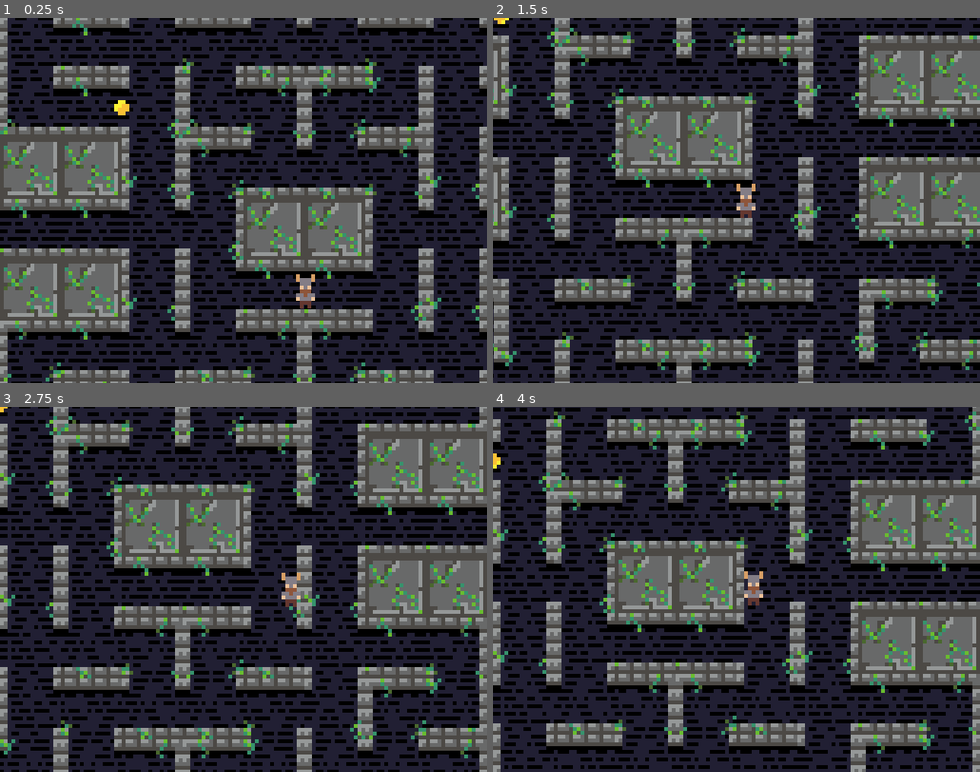
Above: before the commit, frames 1-4 (two rows, left to right).
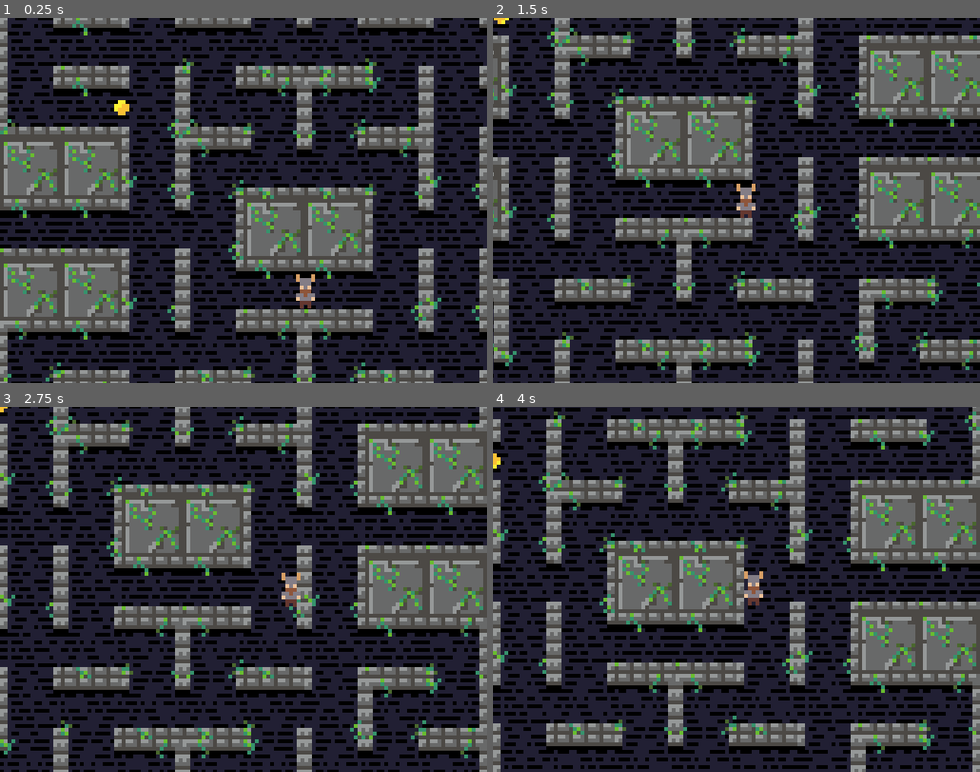
Above: after the commit, the same moments.

Repository: mattdibi/pac-viking
Game: Godot game, scene res://Main.tscn
Same seed, same stepped clock (60 frames per second), same inputs: the game is played once before the commit and once after it.
Inputs:
- Up to frame 1 (0.25 s): no input
- Up to frame 2 (1.5 s): hold Right (ui_right) 0.53-1.28 s; hold Down (ui_down) from 1.28 s (still down)
- Up to frame 3 (2.75 s): release Down (ui_down) at 2.03 s; hold Right (ui_right) from 2.03 s (still down)
- Up to frame 4 (4 s): release Right (ui_right) at 2.78 s; hold Up (ui_up) 2.78-3.53 s; hold Left (ui_left) from 3.53 s (still down)

The runs differ from the first frame. In frame 1, 5.1% of the frame differs, in the area x 0-75%, y 33-82%; in frame 2, 5.1%; in frame 3, 5.1%; in frame 4, 5.1%.

Commit message:
Fixed tiles orientation

Diff:
--- a/TileMap.tscn
+++ b/TileMap.tscn
@@ -35,85 +35,85 @@
 [sub_resource type="ConvexPolygonShape2D" id=11]
 points = PoolVector2Array( 16, 16, 14, 16, 14, 13, 16, 13 )
 
+[sub_resource type="ConvexPolygonShape2D" id=12]
+points = PoolVector2Array( 2, 2, 0, 2, 0, 0, 2, 0 )
+
+[sub_resource type="ConvexPolygonShape2D" id=13]
+points = PoolVector2Array( 2, 16, 0, 16, 0, 13, 2, 13 )
+
+[sub_resource type="ConvexPolygonShape2D" id=14]
+points = PoolVector2Array( 16, 16, 14, 16, 14, 0, 16, 0 )
+
+[sub_resource type="ConvexPolygonShape2D" id=15]
+points = PoolVector2Array( 2, 2, 0, 2, 0, 0, 2, 0 )
+
+[sub_resource type="ConvexPolygonShape2D" id=16]
+points = PoolVector2Array( 16, 2, 14, 2, 14, 0, 16, 0 )
+
+[sub_resource type="ConvexPolygonShape2D" id=17]
+points = PoolVector2Array( 2, 16, 0, 16, 0, 13, 2, 13 )
+
+[sub_resource type="ConvexPolygonShape2D" id=18]
+points = PoolVector2Array( 16, 16, 14, 16, 14, 13, 16, 13 )
+
+[sub_resource type="ConvexPolygonShape2D" id=19]
+points = PoolVector2Array( 16, 2, 0, 2, 0, 0, 16, 0 )
+
+[sub_resource type="ConvexPolygonShape2D" id=20]
+points = PoolVector2Array( 16, 16, 0, 16, 0, 13, 16, 13 )
+
+[sub_resource type="ConvexPolygonShape2D" id=21]
+points = PoolVector2Array( 16, 2, 0, 2, 0, 0, 16, 0 )
+
+[sub_resource type="ConvexPolygonShape2D" id=22]
+points = PoolVector2Array( 2, 16, 0, 16, 0, 13, 2, 13 )
+
+[sub_resource type="ConvexPolygonShape2D" id=23]
+points = PoolVector2Array( 16, 16, 14, 16, 14, 2, 16, 2 )
+
 [sub_resource type="ConvexPolygonShape2D" id=24]
+points = PoolVector2Array( 2, 16, 0, 16, 0, 0, 2, 0 )
+
+[sub_resource type="ConvexPolygonShape2D" id=25]
+points = PoolVector2Array( 16, 16, 14, 16, 14, 0, 16, 0 )
+
+[sub_resource type="ConvexPolygonShape2D" id=26]
+points = PoolVector2Array( 16, 16, 0, 16, 0, 0, 16, 0 )
+
+[sub_resource type="ConvexPolygonShape2D" id=27]
+points = PoolVector2Array( 2, 16, 0, 16, 0, 0, 2, 0 )
+
+[sub_resource type="ConvexPolygonShape2D" id=28]
+points = PoolVector2Array( 16, 16, 14, 16, 14, 0, 16, 0 )
+
+[sub_resource type="ConvexPolygonShape2D" id=29]
 points = PoolVector2Array( 2, 2, 0, 2, 0, 0, 2, 0 )
 
-[sub_resource type="ConvexPolygonShape2D" id=25]
+[sub_resource type="ConvexPolygonShape2D" id=30]
+points = PoolVector2Array( 16, 2, 14, 2, 14, 0, 16, 0 )
+
+[sub_resource type="ConvexPolygonShape2D" id=31]
+points = PoolVector2Array( 16, 16, 0, 16, 0, 13, 16, 13 )
+
+[sub_resource type="ConvexPolygonShape2D" id=32]
+points = PoolVector2Array( 16, 2, 0, 2, 0, 0, 16, 0 )
+
+[sub_resource type="ConvexPolygonShape2D" id=33]
 points = PoolVector2Array( 2, 16, 0, 16, 0, 13, 2, 13 )
 
-[sub_resource type="ConvexPolygonShape2D" id=26]
-points = PoolVector2Array( 16, 16, 14, 16, 14, 0, 16, 0 )
-
-[sub_resource type="ConvexPolygonShape2D" id=27]
-points = PoolVector2Array( 2, 2, 0, 2, 0, 0, 2, 0 )
-
-[sub_resource type="ConvexPolygonShape2D" id=28]
+[sub_resource type="ConvexPolygonShape2D" id=34]
+points = PoolVector2Array( 16, 16, 14, 16, 14, 13, 16, 13 )
+
+[sub_resource type="ConvexPolygonShape2D" id=35]
+points = PoolVector2Array( 2, 16, 0, 16, 0, 0, 2, 0 )
+
+[sub_resource type="ConvexPolygonShape2D" id=36]
+points = PoolVector2Array( 16, 16, 2, 16, 2, 13, 16, 13 )
+
+[sub_resource type="ConvexPolygonShape2D" id=37]
 points = PoolVector2Array( 16, 2, 14, 2, 14, 0, 16, 0 )
 
-[sub_resource type="ConvexPolygonShape2D" id=29]
-points = PoolVector2Array( 2, 16, 0, 16, 0, 13, 2, 13 )
-
-[sub_resource type="ConvexPolygonShape2D" id=30]
-points = PoolVector2Array( 16, 16, 14, 16, 14, 13, 16, 13 )
-
-[sub_resource type="ConvexPolygonShape2D" id=12]
-points = PoolVector2Array( 16, 2, 0, 2, 0, 0, 16, 0 )
-
-[sub_resource type="ConvexPolygonShape2D" id=13]
-points = PoolVector2Array( 16, 16, 0, 16, 0, 13, 16, 13 )
-
-[sub_resource type="ConvexPolygonShape2D" id=14]
-points = PoolVector2Array( 16, 2, 0, 2, 0, 0, 16, 0 )
-
-[sub_resource type="ConvexPolygonShape2D" id=15]
-points = PoolVector2Array( 2, 16, 0, 16, 0, 13, 2, 13 )
-
-[sub_resource type="ConvexPolygonShape2D" id=16]
-points = PoolVector2Array( 16, 16, 14, 16, 14, 2, 16, 2 )
-
-[sub_resource type="ConvexPolygonShape2D" id=17]
-points = PoolVector2Array( 2, 16, 0, 16, 0, 0, 2, 0 )
-
-[sub_resource type="ConvexPolygonShape2D" id=18]
-points = PoolVector2Array( 16, 16, 14, 16, 14, 0, 16, 0 )
-
-[sub_resource type="ConvexPolygonShape2D" id=19]
-points = PoolVector2Array( 16, 16, 0, 16, 0, 0, 16, 0 )
-
-[sub_resource type="ConvexPolygonShape2D" id=31]
-points = PoolVector2Array( 2, 16, 0, 16, 0, 0, 2, 0 )
-
-[sub_resource type="ConvexPolygonShape2D" id=32]
-points = PoolVector2Array( 16, 16, 14, 16, 14, 0, 16, 0 )
-
-[sub_resource type="ConvexPolygonShape2D" id=33]
-points = PoolVector2Array( 2, 2, 0, 2, 0, 0, 2, 0 )
-
-[sub_resource type="ConvexPolygonShape2D" id=34]
-points = PoolVector2Array( 16, 2, 14, 2, 14, 0, 16, 0 )
-
-[sub_resource type="ConvexPolygonShape2D" id=35]
-points = PoolVector2Array( 16, 16, 0, 16, 0, 13, 16, 13 )
-
-[sub_resource type="ConvexPolygonShape2D" id=36]
-points = PoolVector2Array( 16, 2, 0, 2, 0, 0, 16, 0 )
-
-[sub_resource type="ConvexPolygonShape2D" id=37]
-points = PoolVector2Array( 2, 16, 0, 16, 0, 13, 2, 13 )
-
-[sub_resource type="ConvexPolygonShape2D" id=38]
-points = PoolVector2Array( 16, 16, 14, 16, 14, 13, 16, 13 )
-
-[sub_resource type="ConvexPolygonShape2D" id=20]
-points = PoolVector2Array( 2, 16, 0, 16, 0, 0, 2, 0 )
-
-[sub_resource type="ConvexPolygonShape2D" id=21]
-points = PoolVector2Array( 16, 16, 2, 16, 2, 13, 16, 13 )
-
-[sub_resource type="ConvexPolygonShape2D" id=22]
-points = PoolVector2Array( 16, 2, 14, 2, 14, 0, 16, 0 )
-
-[sub_resource type="TileSet" id=23]
+[sub_resource type="TileSet" id=38]
 1/name = "VikingTileset.png 1"
 1/texture = ExtResource( 1 )
 1/tex_offset = Vector2( 0, 0 )
@@ -517,40 +517,40 @@
 14/navigation_offset = Vector2( 0, 0 )
 14/shape_offset = Vector2( 0, 0 )
 14/shape_transform = Transform2D( 1, 0, 0, 1, 0, 0 )
-14/shape = SubResource( 27 )
+14/shape = SubResource( 15 )
 14/shape_one_way = false
 14/shape_one_way_margin = 1.0
 14/shapes = [ {
 "autotile_coord": Vector2( 0, 0 ),
 "one_way": false,
 "one_way_margin": 1.0,
-"shape": SubResource( 27 ),
-"shape_transform": Transform2D( 1, 0, 0, 1, 0, 0 )
-}, {
-"autotile_coord": Vector2( 0, 0 ),
-"one_way": false,
-"one_way_margin": 1.0,
-"shape": SubResource( 28 ),
-"shape_transform": Transform2D( 1, 0, 0, 1, 0, 0 )
-}, {
-"autotile_coord": Vector2( 0, 0 ),
-"one_way": false,
-"one_way_margin": 1.0,
-"shape": SubResource( 29 ),
-"shape_transform": Transform2D( 1, 0, 0, 1, 0, 0 )
-}, {
-"autotile_coord": Vector2( 0, 0 ),
-"one_way": false,
-"one_way_margin": 1.0,
-"shape": SubResource( 30 ),
+"shape": SubResource( 15 ),
+"shape_transform": Transform2D( 1, 0, 0, 1, 0, 0 )
+}, {
+"autotile_coord": Vector2( 0, 0 ),
+"one_way": false,
+"one_way_margin": 1.0,
+"shape": SubResource( 16 ),
+"shape_transform": Transform2D( 1, 0, 0, 1, 0, 0 )
+}, {
+"autotile_coord": Vector2( 0, 0 ),
+"one_way": false,
+"one_way_margin": 1.0,
+"shape": SubResource( 17 ),
+"shape_transform": Transform2D( 1, 0, 0, 1, 0, 0 )
+}, {
+"autotile_coord": Vector2( 0, 0 ),
+"one_way": false,
+"one_way_margin": 1.0,
+"shape": SubResource( 18 ),
 "shape_transform": Transform2D( 1, 0, 0, 1, 0, 0 )
 } ]
 14/z_index = 0
 
 [node name="TileMap" type="TileMap"]
 scale = Vector2( 10, 10 )
-tile_set = SubResource( 23 )
+tile_set = SubResource( 38 )
 cell_size = Vector2( 16, 16 )
 show_collision = true
 format = 1
-tile_data = PoolIntArray( 0, 1, 0, 1, 2, 0, 2, 8, 0, 3, 2, 0 …(302 unchanged characters)… 0, 131080, 2, 0, 131081, 11, 0, 196608, 1610612741, 0, 196609, 1610612741, 0, 196610, 4, 0, 196611, 1, 0, 196612, 7, 0, 196613, 7, 0, 196614, 3, 0, 196615, 4, 0, 196616, 1610612741, 0, 196617, 1610612741, 0, 262144, 2, 0, 262145, 2, 0, 262146, 14, 0, 262147, 13, 0, 262148, 1610612741, 0, 262149, 1610612741, 0, 262150, 12, 0, 262151, 14, 0, 262152, 2, 0, 262153, 2, 0, 327680, 1610612741, 0, 327681, 1610612741, 0, 327682, 4, 0, 327683, 12, 0, 327684, 2, 0, 327685, 2, 0, 327686, 13, 0, 327687, 4, 0, 327688, 1610612741, 0, 327689, 1610612741, 0, 393216, 1, 0, 393217, 2, 0, 393218, …(533 unchanged characters)…
+tile_data = PoolIntArray( 0, 1, 0, 1, 2, 0, 2, 8, 0, 3, 2, 0 …(302 unchanged characters)… 0, 131080, 2, 0, 131081, 11, 0, 196608, 5, 0, 196609, 5, 0, 196610, 4, 0, 196611, 1, 0, 196612, 7, 0, 196613, 7, 0, 196614, 3, 0, 196615, 4, 0, 196616, 5, 0, 196617, 5, 0, 262144, 2, 0, 262145, 2, 0, 262146, 14, 0, 262147, 13, 0, 262148, 5, 0, 262149, 5, 0, 262150, 12, 0, 262151, 14, 0, 262152, 2, 0, 262153, 2, 0, 327680, 5, 0, 327681, 5, 0, 327682, 4, 0, 327683, 12, 0, 327684, 2, 0, 327685, 2, 0, 327686, 13, 0, 327687, 4, 0, 327688, 5, 0, 327689, 5, 0, 393216, 1, 0, 393217, 2, 0, 393218, …(533 unchanged characters)…
Not shown: 9 places in TileMap.tscn that only renumber resources
